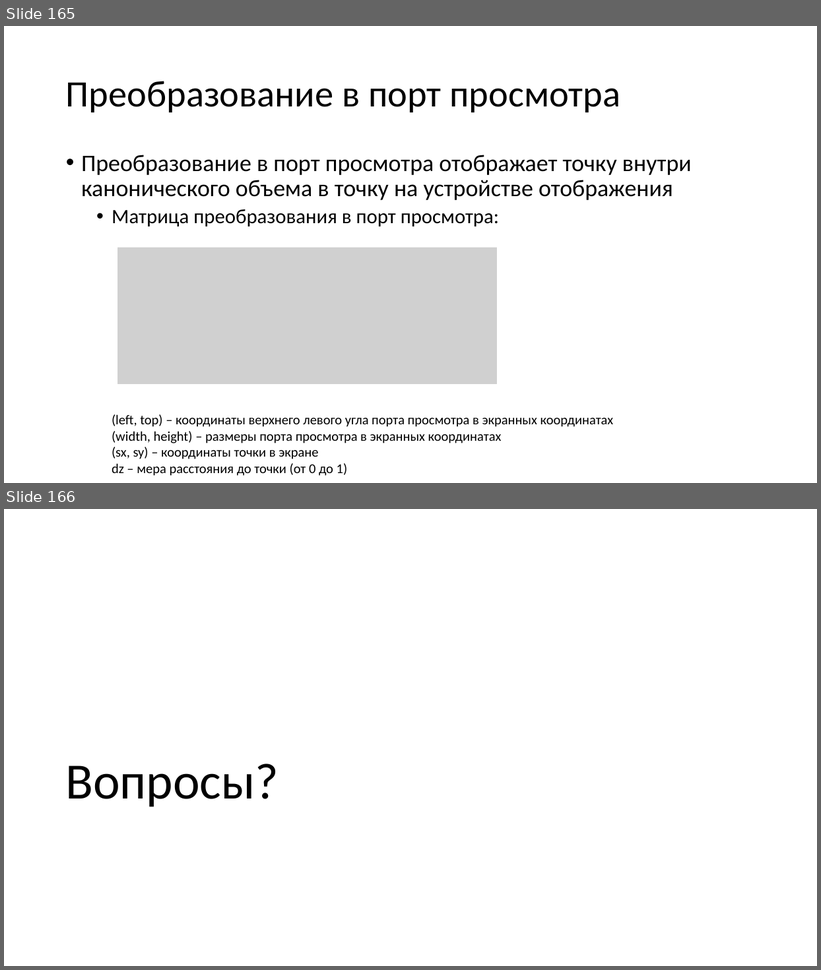
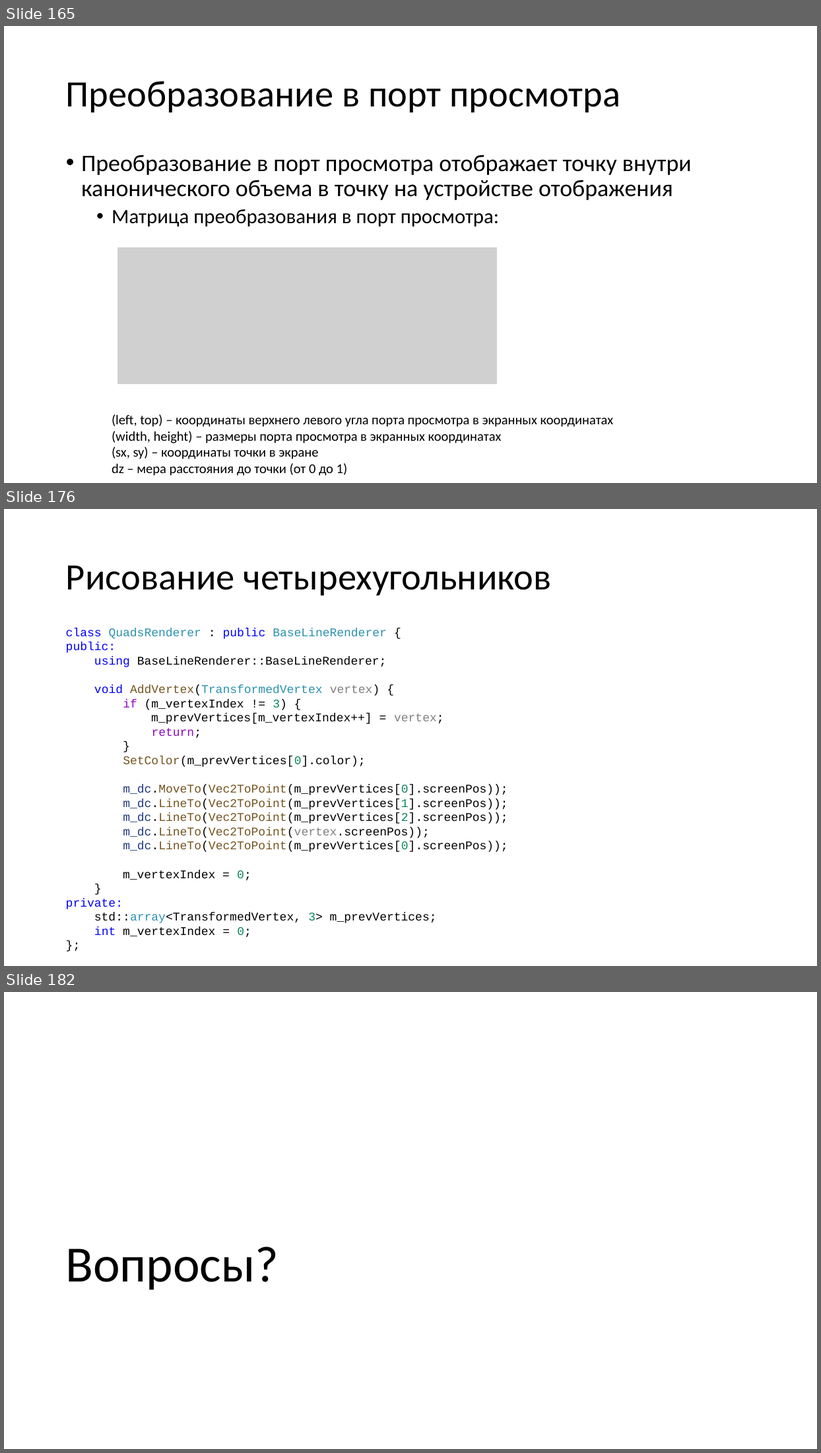
Before and after one commit to alexey-malov/cg-course, a slide deck: lectures/04/04 - Векторный анализ, трансформации и матрицы.pptx. Shown one above the other, each under a label of ours: slides 165 and 166 before the commit, slides 165, 176 and 182 after it; the slides between them are not shown. The pictures are 821x970 and 821x1453 pixels, drawn with LibreOffice and Linux fonts; fonts in the diff are those of the drawing; grey boxes stand for pictures. Boxes give left, top, right and bottom in pixels: in the first picture for what was removed or moved away, otherwise in the second. Text is boxed around its words. In the diff, an @@ line names an element or a change of style, - is before the commit and + after.

```diff
--- a/lectures/04/04 - Векторный анализ, трансформации и матрицы.pptx
+++ b/lectures/04/04 - Векторный анализ, трансформации и матрицы.pptx
@@ slide 176 added at box(4, 509, 817, 966), background #FFFFFF @@
@@ title added at box(66, 565, 552, 595), 44 pt, text #000000 @@
+Рисование четырехугольников
@@ text added at box(66, 628, 508, 938), 14 pt, text #000000 @@
+class QuadsRenderer : public BaseLineRenderer {
+public:
+using BaseLineRenderer::BaseLineRenderer;
+void AddVertex(TransformedVertex vertex) {
+if (m_vertexIndex != 3) {
+m_prevVertices[m_vertexIndex++] = vertex;
+return;
+}
+SetColor(m_prevVertices[0].color);
+m_dc.MoveTo(Vec2ToPoint(m_prevVertices[0].screenPos));
+m_dc.LineTo(Vec2ToPoint(m_prevVertices[1].screenPos));
+m_dc.LineTo(Vec2ToPoint(m_prevVertices[2].screenPos));
+m_dc.LineTo(Vec2ToPoint(vertex.screenPos));
+m_dc.LineTo(Vec2ToPoint(m_prevVertices[0].screenPos));
+m_vertexIndex = 0;
+}
+private:
+std::array<TransformedVertex, 3> m_prevVertices;
+int m_vertexIndex = 0;
+};
@@ what was slide 166 is now slide 182 @@
```
Also in this commit, not shown: 2 slides changed, 15 other slides added.
